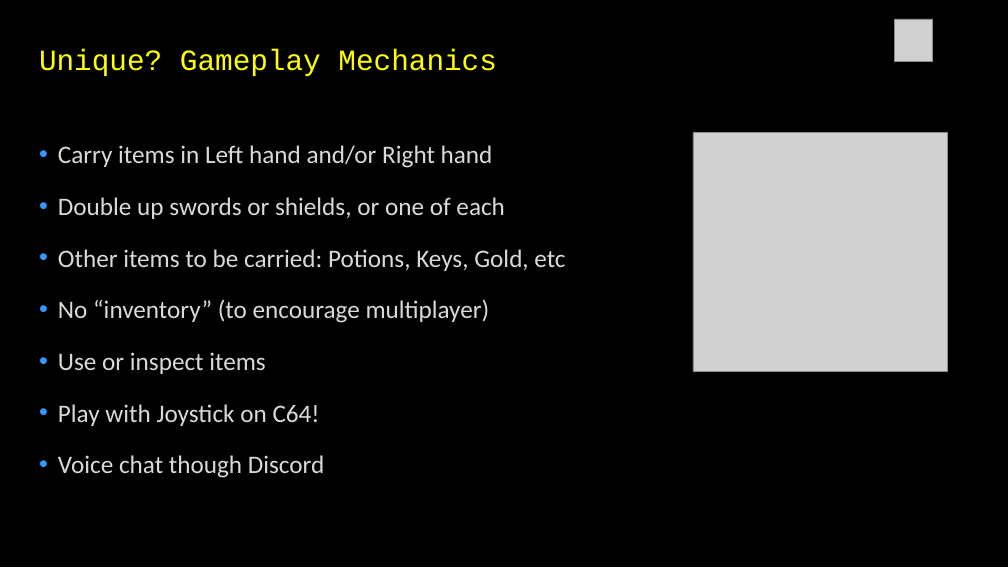
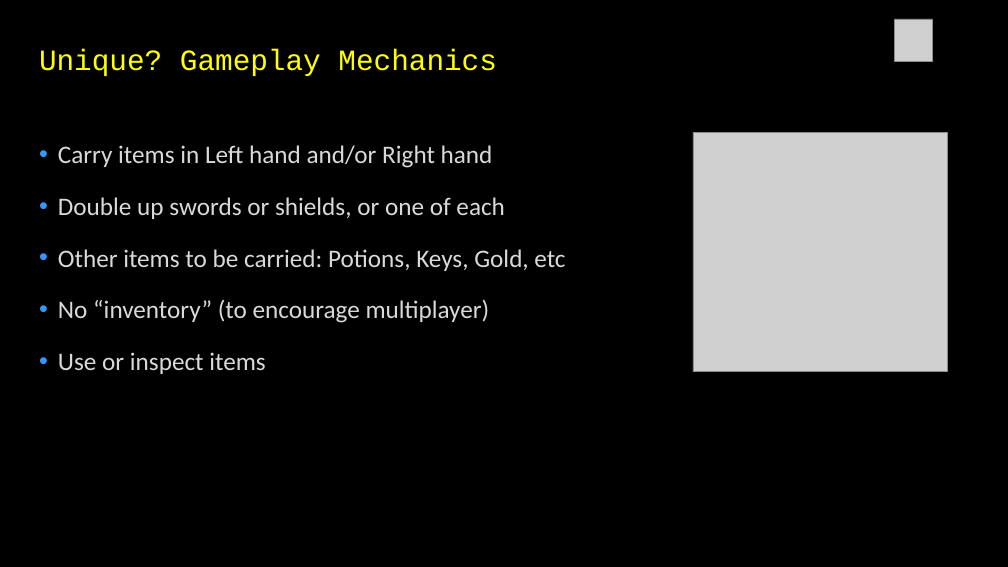
Before and after one commit to LeifBloomquist/MultiRogueLike, a slide deck: slide 4 of Docs/Presentations/Leif Roguelike Celebration 2020.pptx (slide 6 before the commit). Drawn at 1008x567 pixels with LibreOffice and Linux fonts; fonts in the diff are those of the drawing; grey boxes stand for pictures. Boxes give left, top, right and bottom in pixels: in the first picture for what was removed or moved away, otherwise in the second. Text is boxed around its words. In the diff, an @@ line names an element or a change of style, - is before the commit and + after.

```diff
--- a/Docs/Presentations/Leif Roguelike Celebration 2020.pptx
+++ b/Docs/Presentations/Leif Roguelike Celebration 2020.pptx
@@ text at (58,404,325,478): paragraphs removed @@
-• Play with Joystick on C64!
-• Voice chat though Discord
```
Also in this commit, not shown: 6 other slides changed, 1 slide removed, 8 other files.
